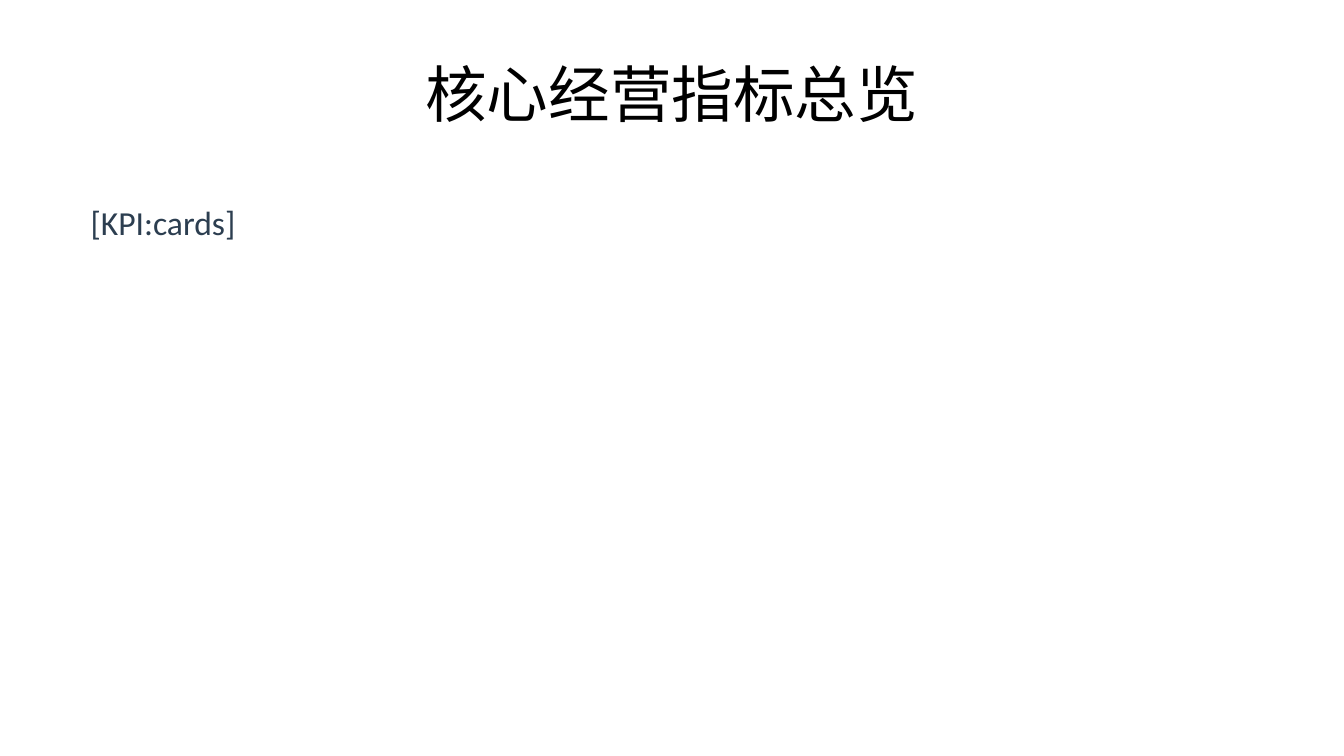
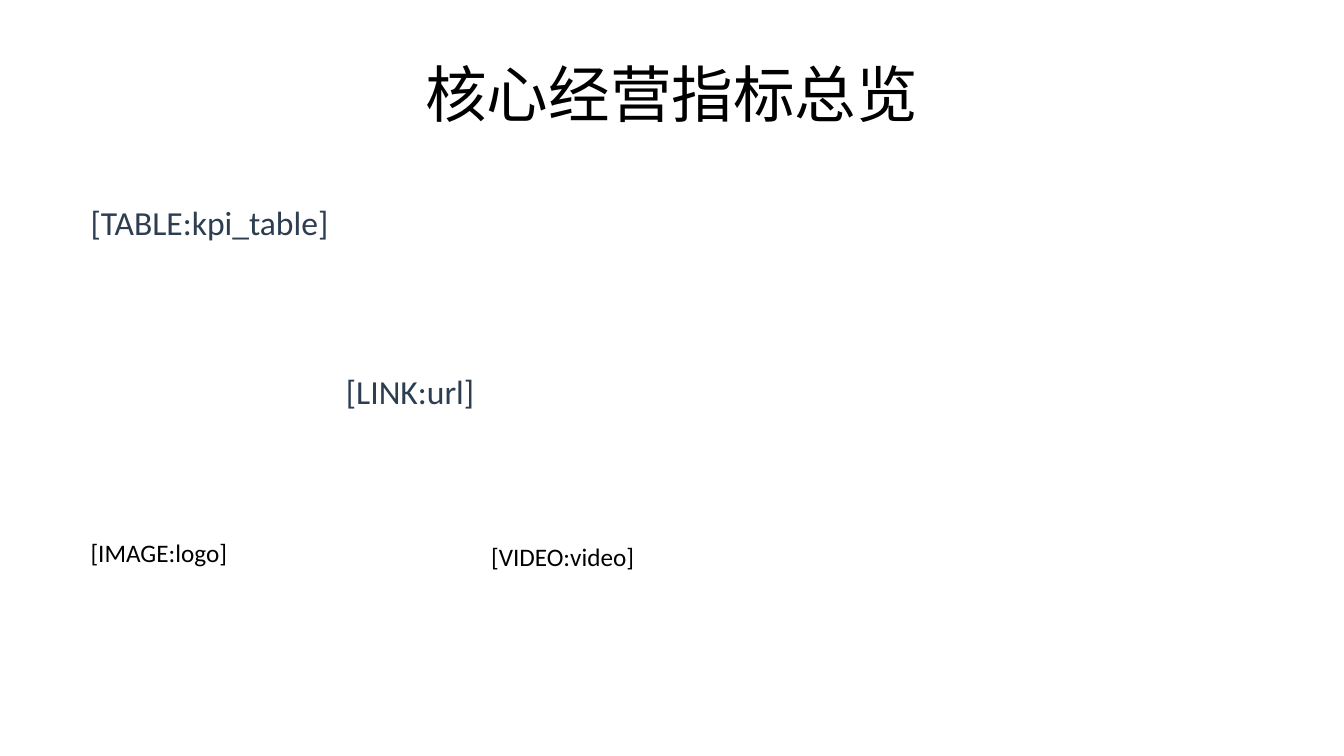
Before and after one commit to lijiahao1996/PPT-Automation, a slide deck: slide 3 of templates/销售分析报告_标准模板.pptx. Drawn at 1344x756 pixels with LibreOffice and Linux fonts; fonts in the diff are those of the drawing. Boxes give left, top, right and bottom in pixels: in the first picture for what was removed or moved away, otherwise in the second. Text is boxed around its words. In the diff, an @@ line names an element or a change of style, - is before the commit and + after.

```diff
--- a/templates/销售分析报告_标准模板.pptx
+++ b/templates/销售分析报告_标准模板.pptx
@@ text at <box>91,210,329,241</box>: text changed @@
-[KPI:cards]
+[TABLE:kpi_table]
@@ text added at <box>346,379,474,409</box>, 24 pt, text #2C3E50 @@
+[LINK:url]
@@ text added at <box>91,543,228,567</box>, 18 pt, text #000000 @@
+[IMAGE:logo]
@@ text added at <box>491,547,634,570</box>, 18 pt, text #000000 @@
+[VIDEO:video]
```
Also in this commit, not shown: 2 other slides changed, 24 other files.
